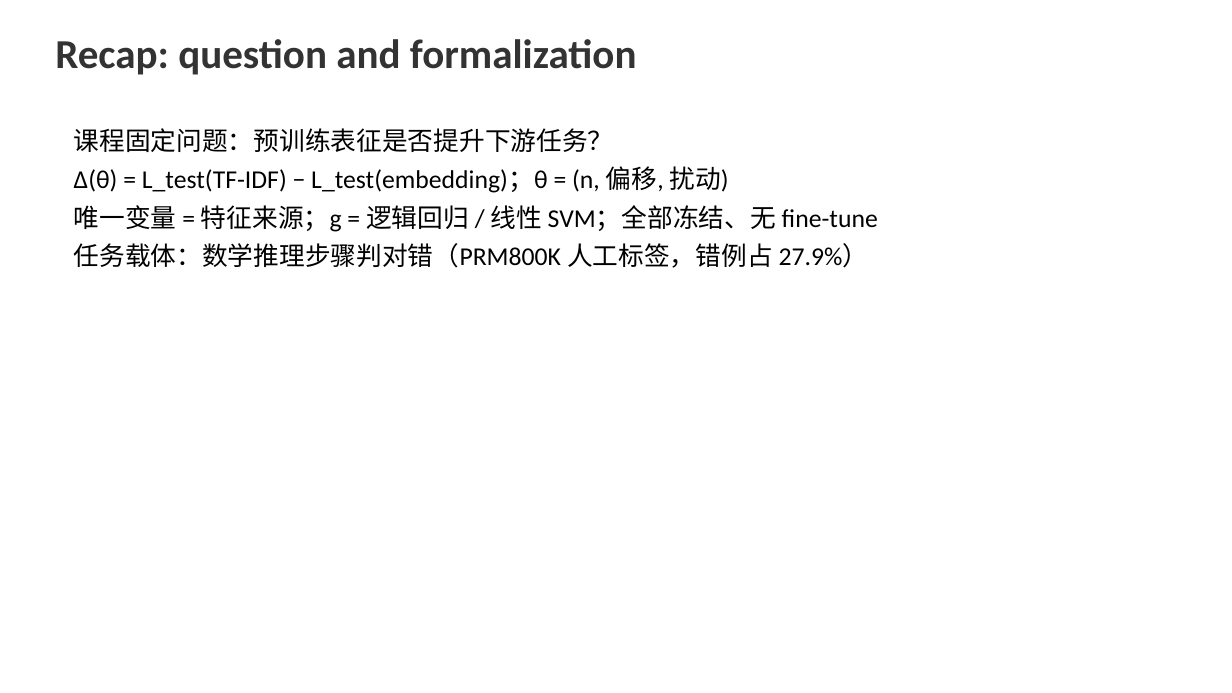
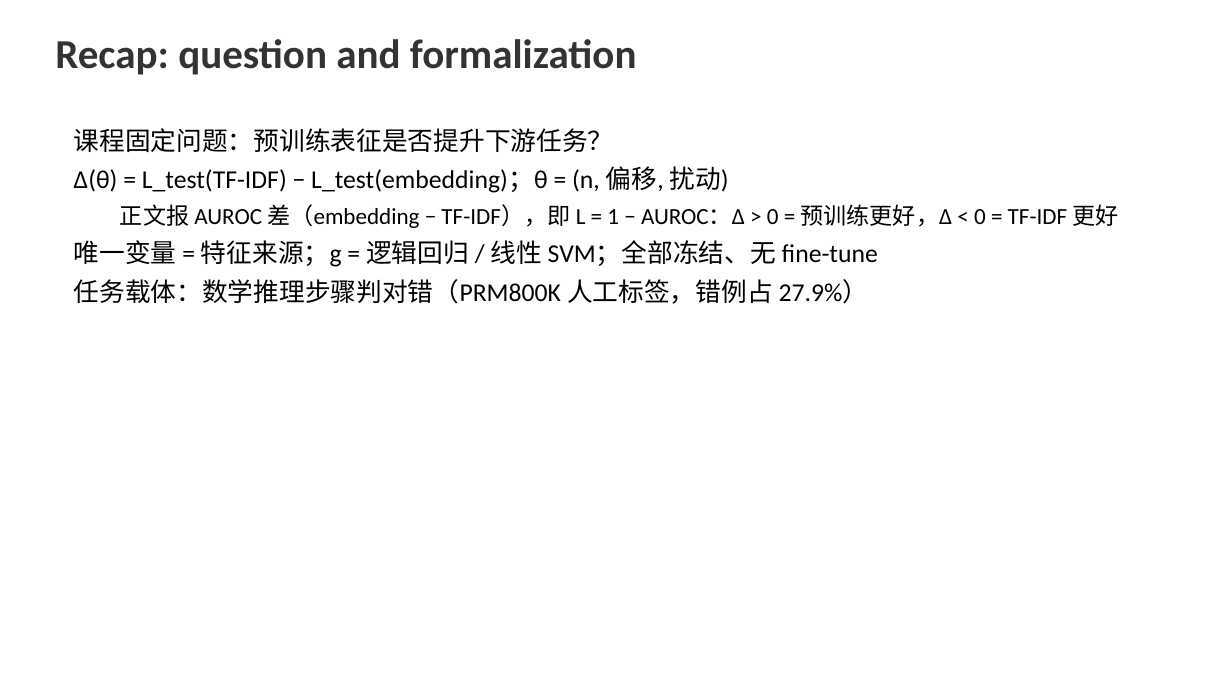
Before and after one commit to FauReam/text-monitor-436, a slide deck: slide 2 of slides/final.pptx. Drawn at 1232x693 pixels with LibreOffice and Linux fonts; fonts in the diff are those of the drawing. Boxes give left, top, right and bottom in pixels: in the first picture for what was removed or moved away, otherwise in the second. Text is boxed around its words. In the diff, an @@ line names an element or a change of style, - is before the commit and + after.

Commit message:
回应评委意见：输入截断排查 + E7 输入构造消融 + step-only 迁移实验
评委意见 1（截断可能压低 embedding，直击头条结论）：
- 截断量化（src/check_truncation.py → results/truncation_check.json）：
  输入中位 89 token；MiniLM(256) 截断 1.64% 行（0.56% 丢整个 step），
  bge(512) 仅 0.04%，Math-Shepherd ≈ 0。量级不足以解释同分布差距。
- E7 输入消融（src/e7_input_ablation.py → results/input_ablation.json，
  E1 全量点，3 种输入 × 5 特征 × 2 分类器）：step 前置对 embedding
  +0.015~+0.026（TF-IDF ≈0）；step-only 对 embedding 再 +0.03 以上
  （TF-IDF 仅 +0.012）。主因是题目文本对 embedding 池化的稀释，非截断。
- 结论修正：step-only 下 bge-large 0.7114 反超 TF-IDF 0.7077——
  同分布负 Δ 大半是输入构造的产物而非表征本身。
- step-only 迁移（results/e3_generalization_step.json + CI）：三个
  embedding 迁移 Δ 全部显著为正（bge-large +0.069 CI[0.067,0.071]，
  bge-base +0.049，MiniLM 也转正 +0.030）——偏移结论更强。

评委意见 2–5（文字修正）：
- README/slides 写明 Δ 符号约定（L = 1 − AUROC，Δ>0 = 预训练更好）
- 头条弱化为"分布偏移下小幅但显著的收益"
- Challenges 改为未解决问题导向（同分布 Δ<0 归因，已被 E7 基本回答）
- 补上 val 集 88,872 步的说明（train 632,422 + val + test 190,573 = 911,867）

基础设施：embedding 缓存改两级分片（CACHE/ab/hash.npy）——旧的扁平
目录 9.3M 文件写满 ext4 目录索引导致 ENOSPC；旧路径保持只读兼容。

```diff
--- a/slides/final.pptx
+++ b/slides/final.pptx
@@ text at (x1=120, y1=204, x2=1119, y2=228): paragraph added @@
+  正文报 AUROC 差（embedding − TF-IDF），即 L = 1 − AUROC：Δ > 0 = 预训练更好，Δ < 0 = TF-IDF 更好
```
Also in this commit, not shown: 4 other slides changed, 1 slide added, 15 other files.
